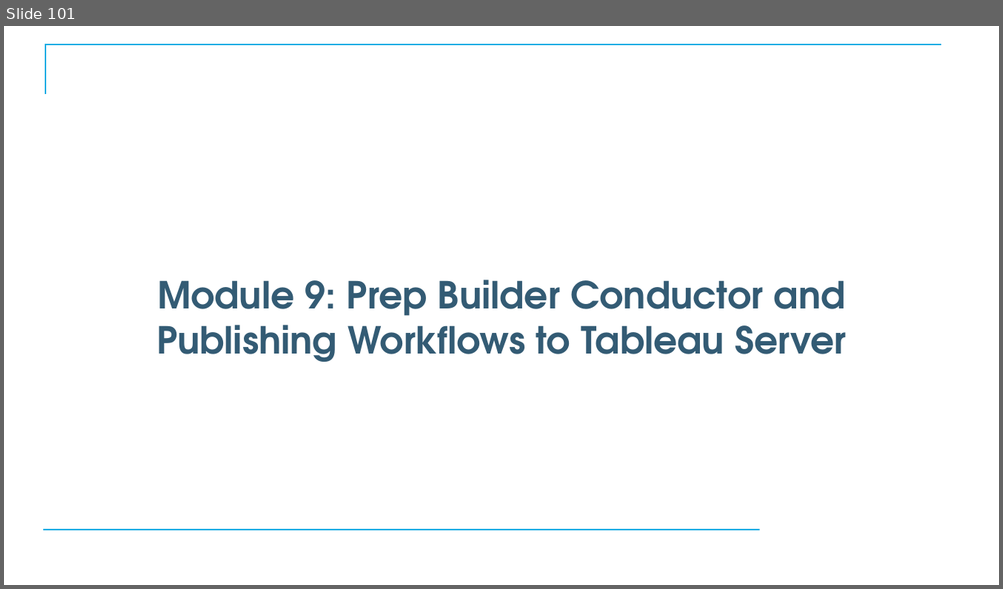
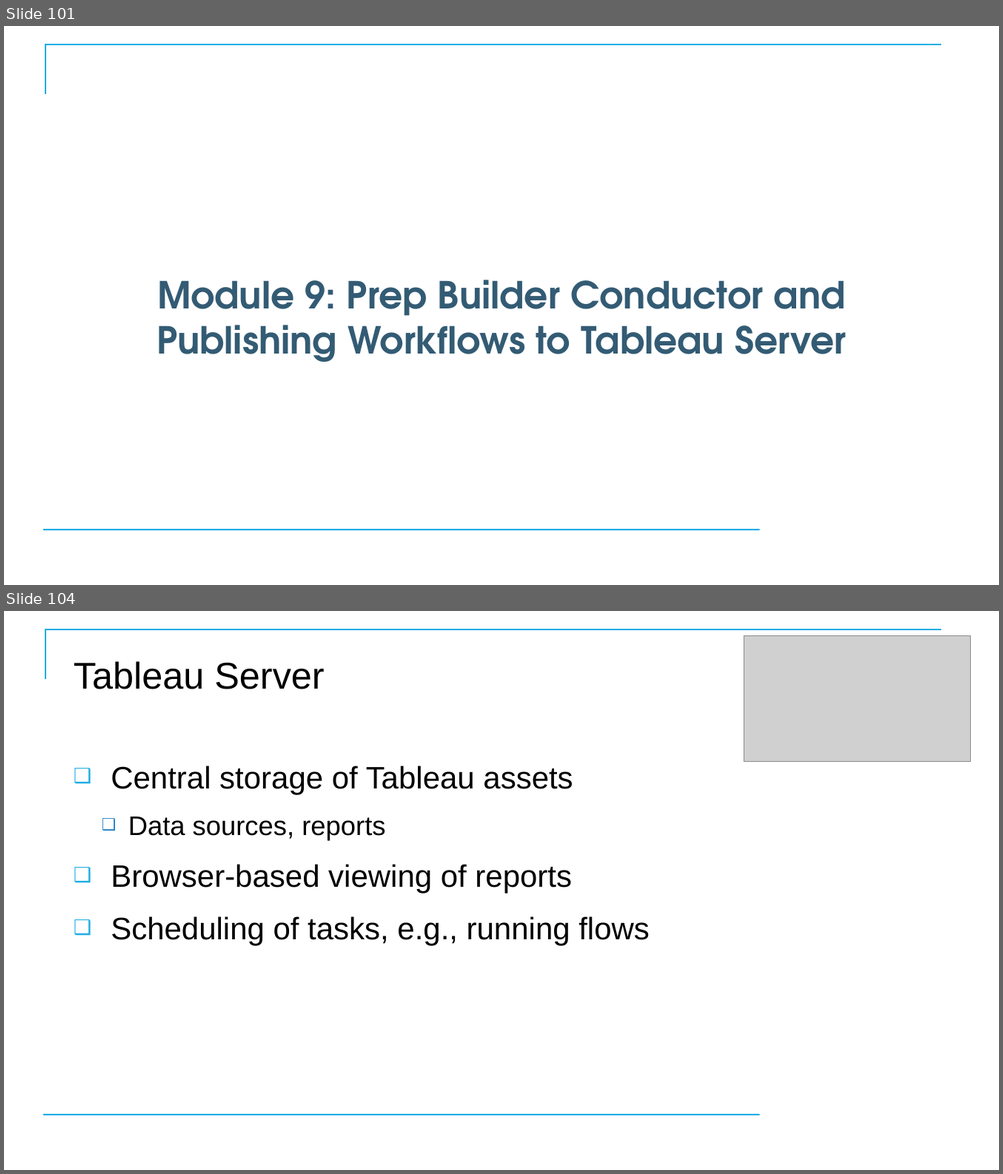
Before and after one commit to CostelloTechnicalConsulting/XTBP10---Tableau-Prep-Introduction, a slide deck: ppt/TableauPrepBuilderIntroV1_2.pptx. Shown one above the other, each under a label of ours: slide 101 before the commit, slides 101 and 104 after it; the slides between them are not shown. The pictures are 1003x589 and 1003x1174 pixels, drawn with LibreOffice and Linux fonts; fonts in the diff are those of the drawing; grey boxes stand for pictures; background and template pictures are left out. Boxes give left, top, right and bottom in pixels: in the first picture for what was removed or moved away, otherwise in the second. Text is boxed around its words. In the diff, an @@ line names an element or a change of style, - is before the commit and + after.

```diff
--- a/ppt/TableauPrepBuilderIntroV1_2.pptx
+++ b/ppt/TableauPrepBuilderIntroV1_2.pptx
@@ slide 104 added at <box>4,611,999,1170</box>, background #FFFFFF; not listed: 2 template elements that a slide beside it also shows @@
@@ picture added at <box>744,635,971,761</box> @@
@@ title added at <box>74,661,324,689</box>, 36 pt, text #000000 @@
+Tableau Server
@@ text added at <box>111,766,649,946</box>, 30 pt, text #000000 @@
+❑ Central storage of Tableau assets
+  ❑ Data sources, reports
+❑ Browser-based viewing of reports
+❑ Scheduling of tasks, e.g., running flows
```
Also in this commit, not shown: 11 slides changed, 5 other slides added, 2 other files.
